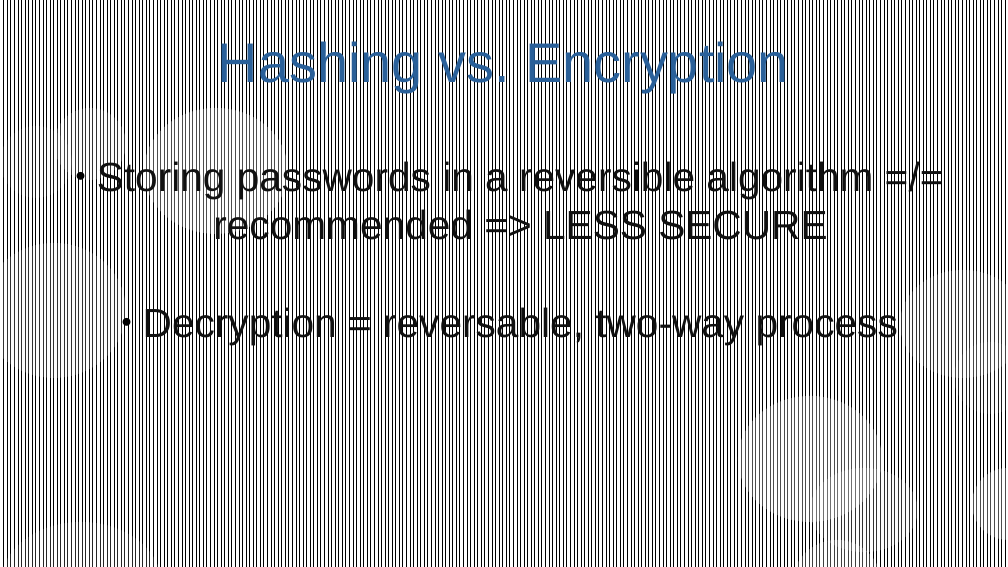
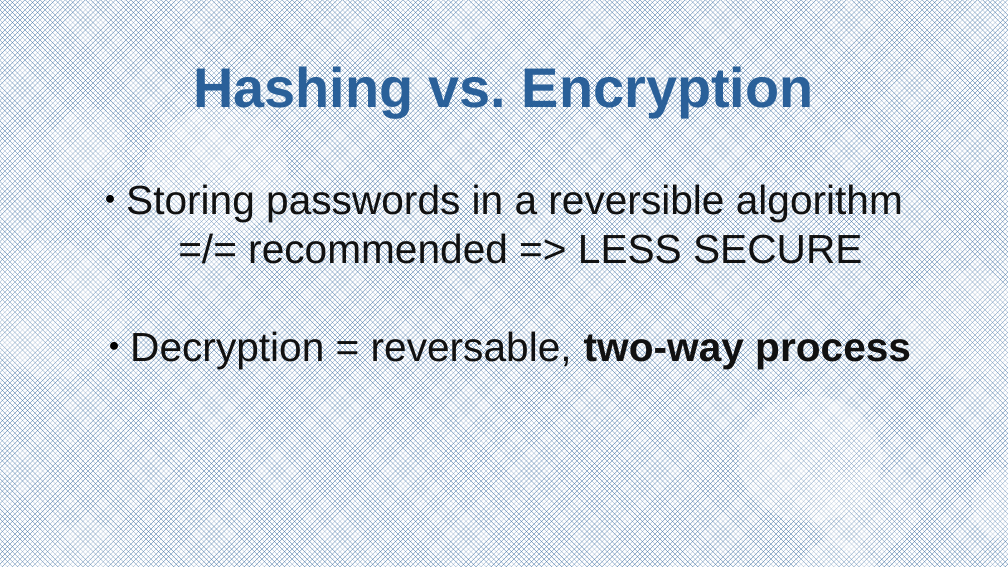
Before and after one commit to CodecoolGlobal/freestyle-mern-project-react-lillitaz, a slide deck: slide 4 of präsentation/CrudeMovieDb-PP.odp. Drawn at 1008x567 pixels with LibreOffice and Linux fonts; fonts in the diff are those of the drawing. Boxes give left, top, right and bottom in pixels: in the first picture for what was removed or moved away, otherwise in the second. Text is boxed around its words. In the diff, an @@ line names an element or a change of style, - is before the commit and + after.

```diff
--- a/präsentation/CrudeMovieDb-PP.odp
+++ b/präsentation/CrudeMovieDb-PP.odp
@@ rectangle at [0,0,1008,567]: fill pattern #000000 on #FFFFFF to pattern #2A6099 on #FFFFFF @@
@@ title "Hashing vs. Encryption": place and size @@
-title "Hashing vs. Encryption" at [218,38,789,92]
+title "Hashing vs. Encryption" at [193,63,814,117]
@@ title "Hashing vs. Encryption" at [193,63,814,117]: bold on @@
@@ subtitle "Storing passwords in a reversible ...": place and size @@
-subtitle "Storing passwords in a reversible ..." at [97,158,898,345]
+subtitle "Storing passwords in a reversible ..." at [126,182,911,368]
@@ subtitle at [126,182,903,271]: text changed @@
-● Storing passwords in a reversible algorithm =/= recommended => LESS SECURE
+● Storing passwords in a reversible algorithm
+=/= recommended => LESS SECURE
@@ subtitle at [130,328,911,368]: bold on in "two-way process" @@
```
Also in this commit, not shown: 5 other slides changed, 2 slides added, 1 slide removed, 2 other files.
